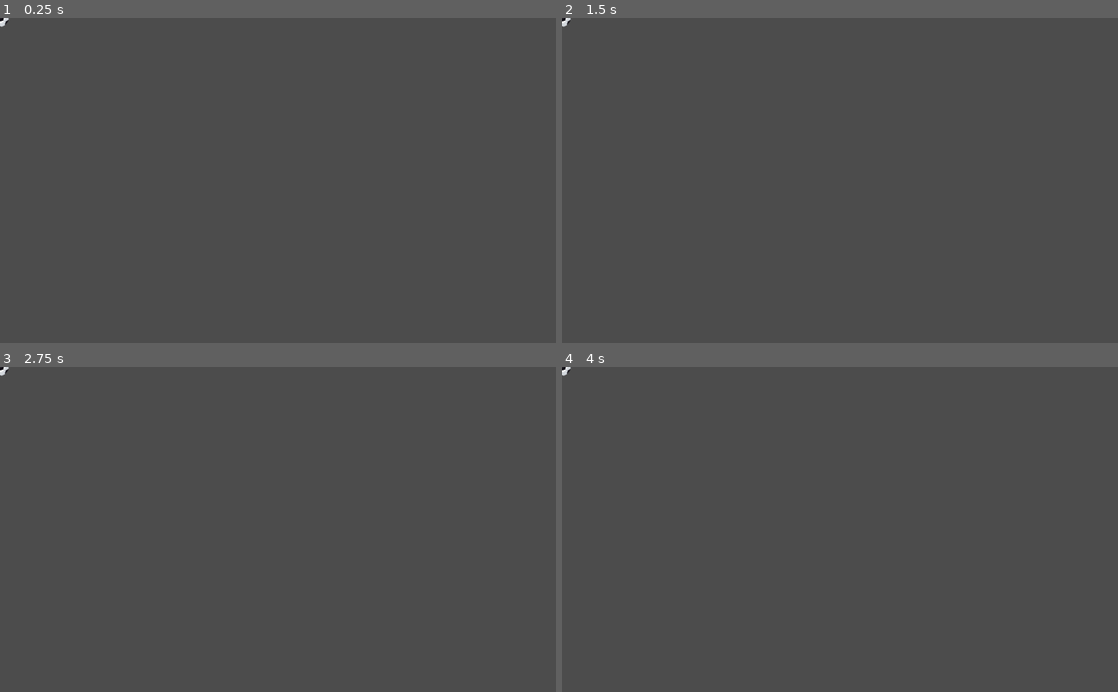
Above: before the commit, frames 1-4 (two rows, left to right).
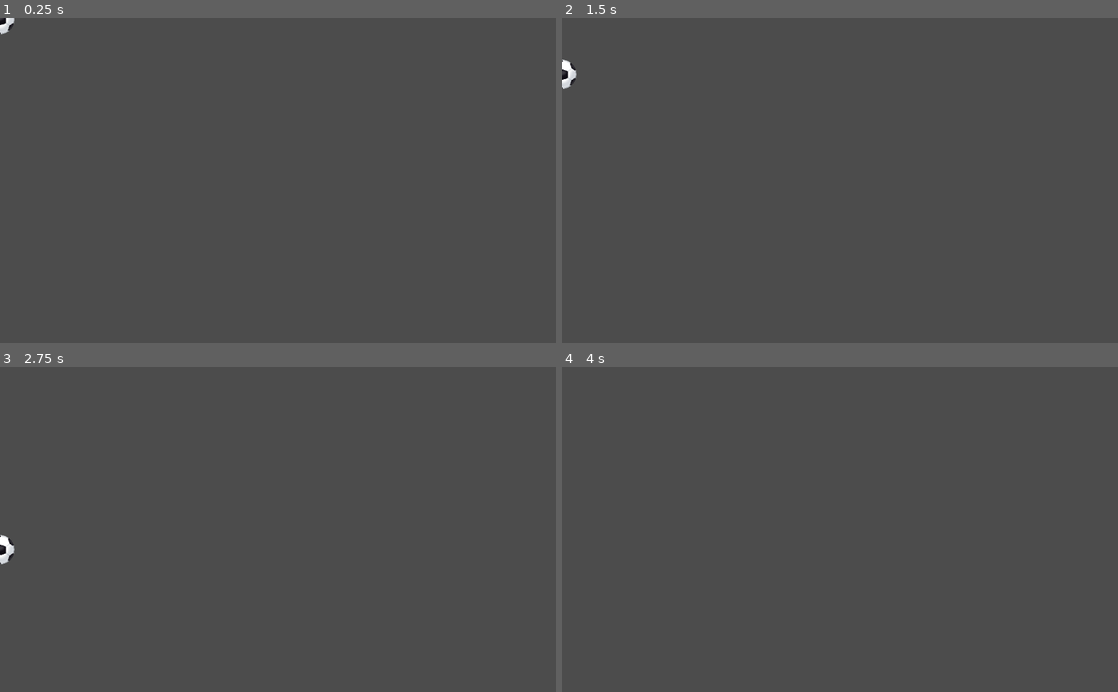
Above: after the commit, the same moments.

Repository: Youho1/Neko2D
Game: Godot game, scene res://Scene/Ball.tscn
Two runs of this game, one before a commit and one after it. Both use one fixed random seed, a clock stepped at 60 frames per second and the inputs below. The project has no main scene, so this scene is started directly.
Inputs:
- Up to frame 1 (0.25 s): no input
- Up to frame 2 (1.5 s): no input
- Up to frame 3 (2.75 s): no input
- Up to frame 4 (4 s): no input

The runs differ from the first frame. In frame 1, 0.1% of the frame differs, in the area x 0-3%, y 0-6%; in frame 2, 0.2%, in the area x 0-3%, y 0-22%; in frame 3, 0.2%; in frame 4, less than 0.1%.

Commit message:
ボールスクリプトを作成しました。

Diff:
--- /dev/null
+++ b/Neko2D/Code/Ball.gd
@@ -0,0 +1,10 @@
+extends RigidBody2D
+
+
+func _ready():
+	pass # Replace with function body.
+
+func FlyTheBall(direction : Vector2, power : float):
+	direction.normalized()
+	apply_central_impulse(direction * power)
+	pass
--- a/Neko2D/Scene/Ball.tscn
+++ b/Neko2D/Scene/Ball.tscn
@@ -1,15 +1,25 @@
-[gd_scene load_steps=3 format=2]
+[gd_scene load_steps=5 format=2]
 
 [ext_resource path="res://Resources/soccer_ball.png" type="Texture" id=1]
+[ext_resource path="res://Code/Ball.gd" type="Script" id=2]
 
-[sub_resource type="CircleShape2D" id=1]
-radius = 17.0294
+[sub_resource type="SpriteFrames" id=1]
+animations = [ {
+"frames": [ ExtResource( 1 ) ],
+"loop": true,
+"name": "default",
+"speed": 5.0
+} ]
 
-[node name="Area2D" type="Area2D"]
+[sub_resource type="CircleShape2D" id=2]
+radius = 28.0
 
-[node name="SoccerBall" type="Sprite" parent="."]
-scale = Vector2( 0.09, 0.09 )
-texture = ExtResource( 1 )
+[node name="RigidBody2D" type="RigidBody2D"]
+script = ExtResource( 2 )
+
+[node name="AnimatedSprite" type="AnimatedSprite" parent="."]
+scale = Vector2( 0.15, 0.15 )
+frames = SubResource( 1 )
 
 [node name="CollisionShape2D" type="CollisionShape2D" parent="."]
-shape = SubResource( 1 )
+shape = SubResource( 2 )
